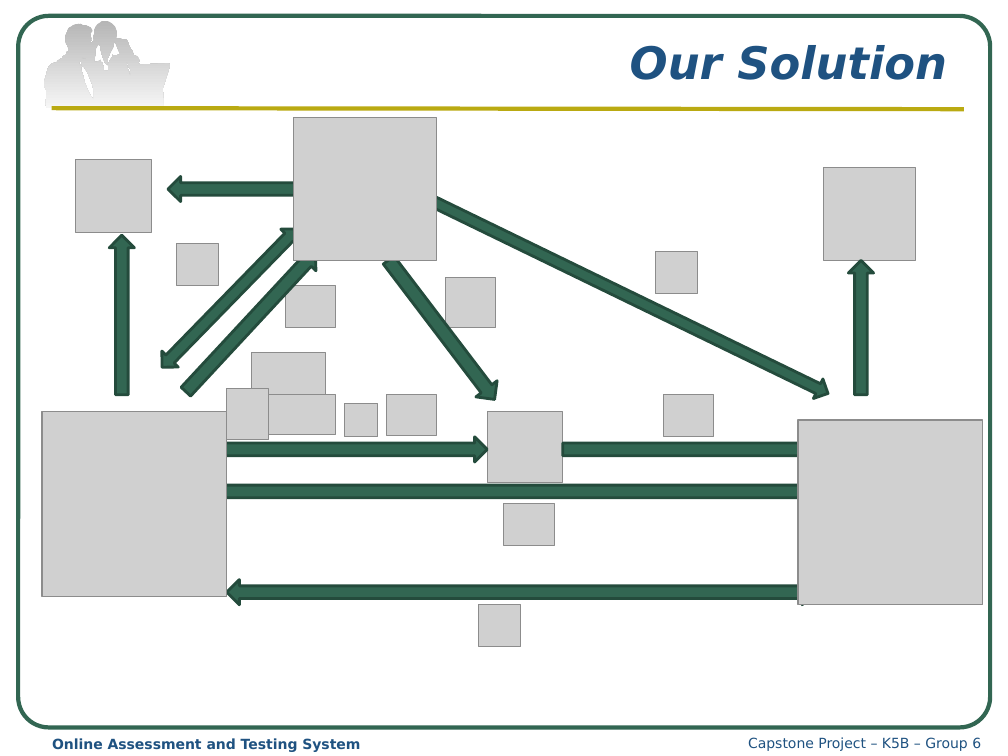
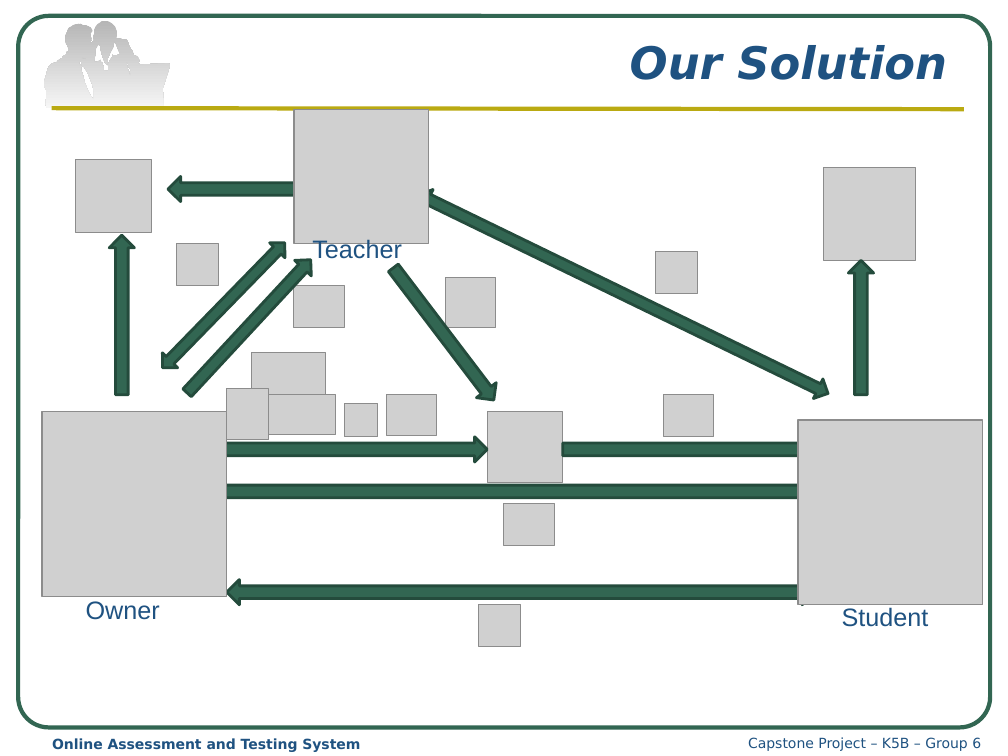
Before and after one commit to haima24/oats-project, a slide deck: slide 8 of Documents/Presentation/OATS_Presentation.pptx. Drawn at 1008x756 pixels with LibreOffice and Linux fonts; fonts in the diff are those of the drawing; grey boxes stand for pictures. Boxes give left, top, right and bottom in pixels: in the first picture for what was removed or moved away, otherwise in the second. Text is boxed around its words. In the diff, an @@ line names an element or a change of style, - is before the commit and + after.

```diff
--- a/Documents/Presentation/OATS_Presentation.pptx
+++ b/Documents/Presentation/OATS_Presentation.pptx
@@ picture: place and size @@
-picture at [294,118,437,261]
+picture at [294,109,428,243]
@@ left right arrow: place and size @@
-left right arrow at [154,221,306,375]
+left right arrow at [155,235,293,375]
@@ text added at [312,239,402,263], 18 pt, text #1F5281 @@
+Teacher
@@ right arrow: place and size @@
-right arrow at [176,244,325,401]
+right arrow at [179,252,319,400]
@@ right arrow: place and size @@
-right arrow at [378,252,505,408]
+right arrow at [384,260,504,408]
@@ picture: place and size @@
-picture at [285,285,336,327]
+picture at [294,285,345,327]
@@ text added at [86,601,160,620], 18 pt, text #1F5281 @@
+Owner
@@ text added at [842,607,929,627], 18 pt, text #1F5281 @@
+Student
```
Also in this commit, not shown: 6 other files.
